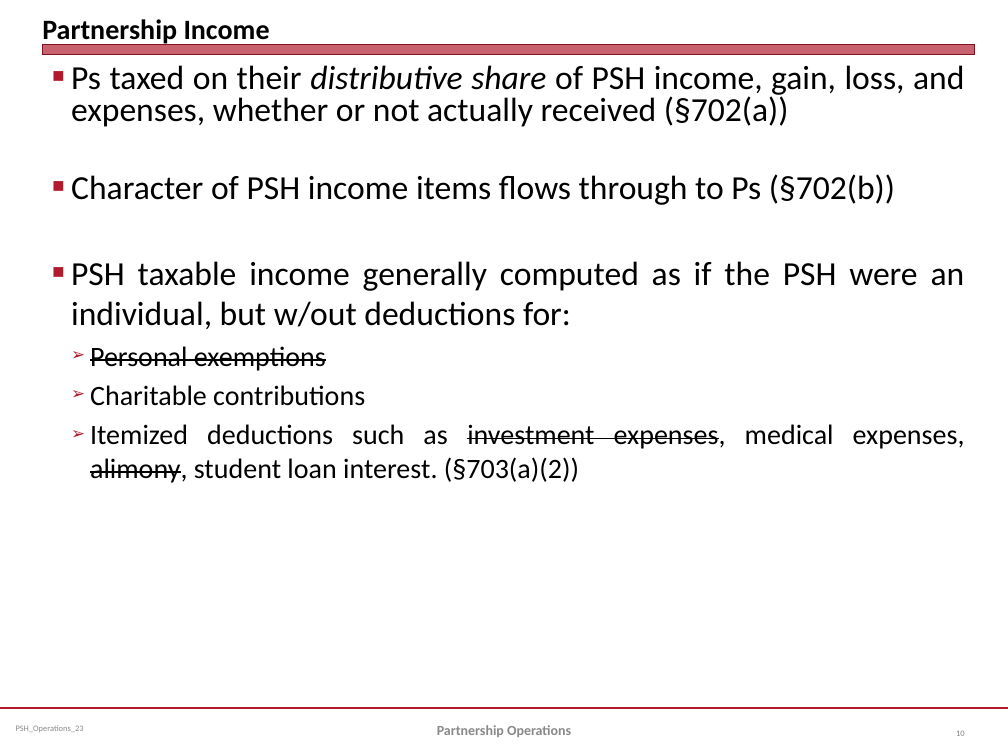
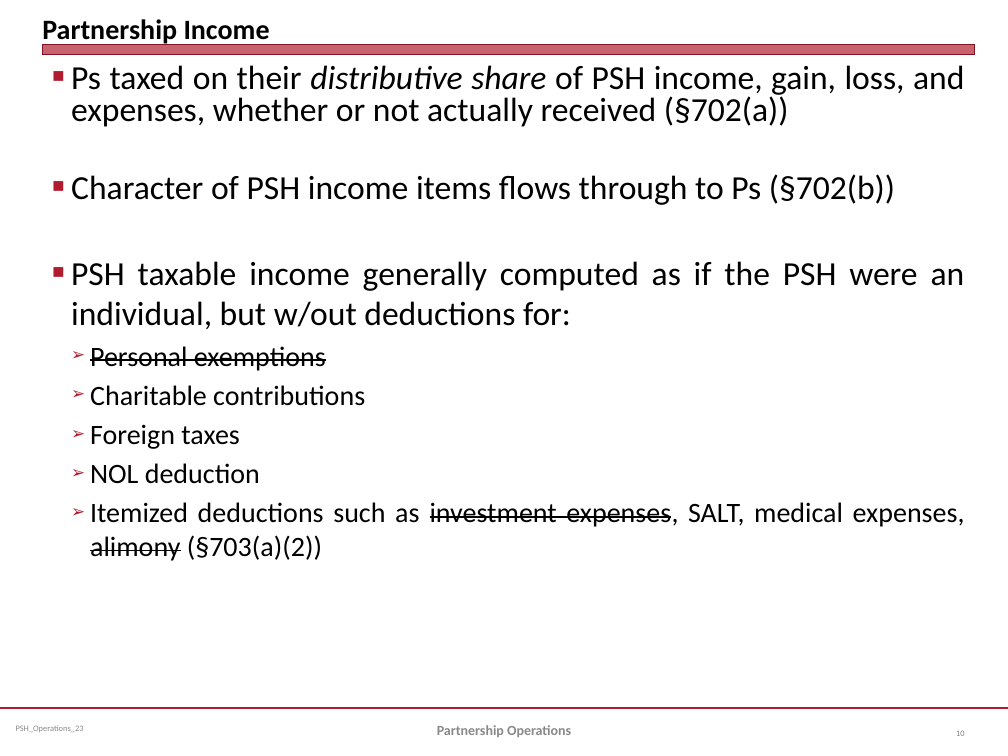
Before and after one commit to jmc877/Partnership-Tax, a slide deck: slide 10 of slides/PSH_Operations_23.pptx. Drawn at 1008x756 pixels with LibreOffice and Linux fonts; fonts in the diff are those of the drawing. Boxes give left, top, right and bottom in pixels: in the first picture for what was removed or moved away, otherwise in the second. Text is boxed around its words. In the diff, an @@ line names an element or a change of style, - is before the commit and + after.

```diff
--- a/slides/PSH_Operations_23.pptx
+++ b/slides/PSH_Operations_23.pptx
@@ text at <box>90,424,965,561</box>: text changed @@
-  ➢ Itemized deductions such as investment expenses, medical expenses, alimony, student loan interest. (§703(a)(2))
+  ➢ Foreign taxes
+  ➢ NOL deduction
+  ➢ Itemized deductions such as investment expenses, SALT, medical expenses, alimony (§703(a)(2))
```
Also in this commit, not shown: 4 other slides changed, 4 other files.
